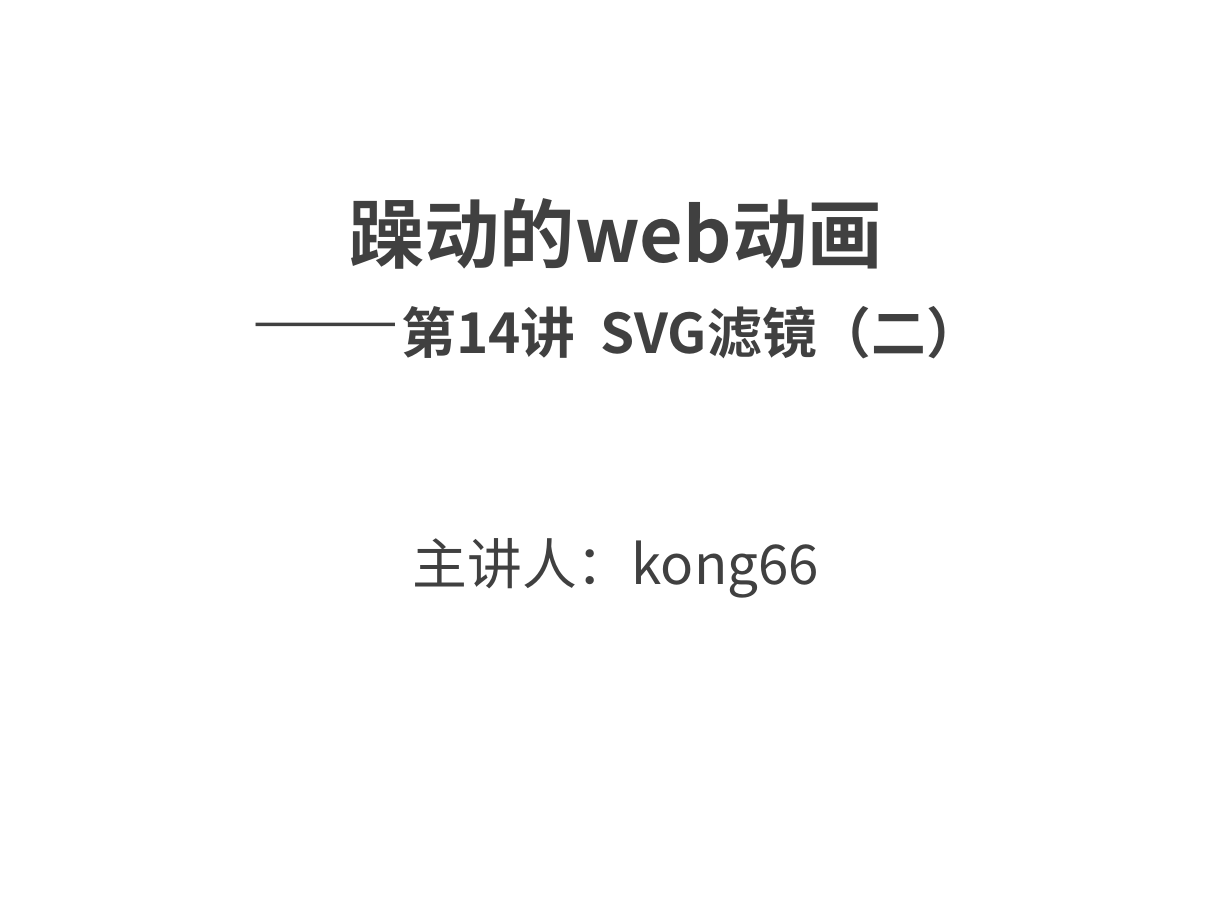
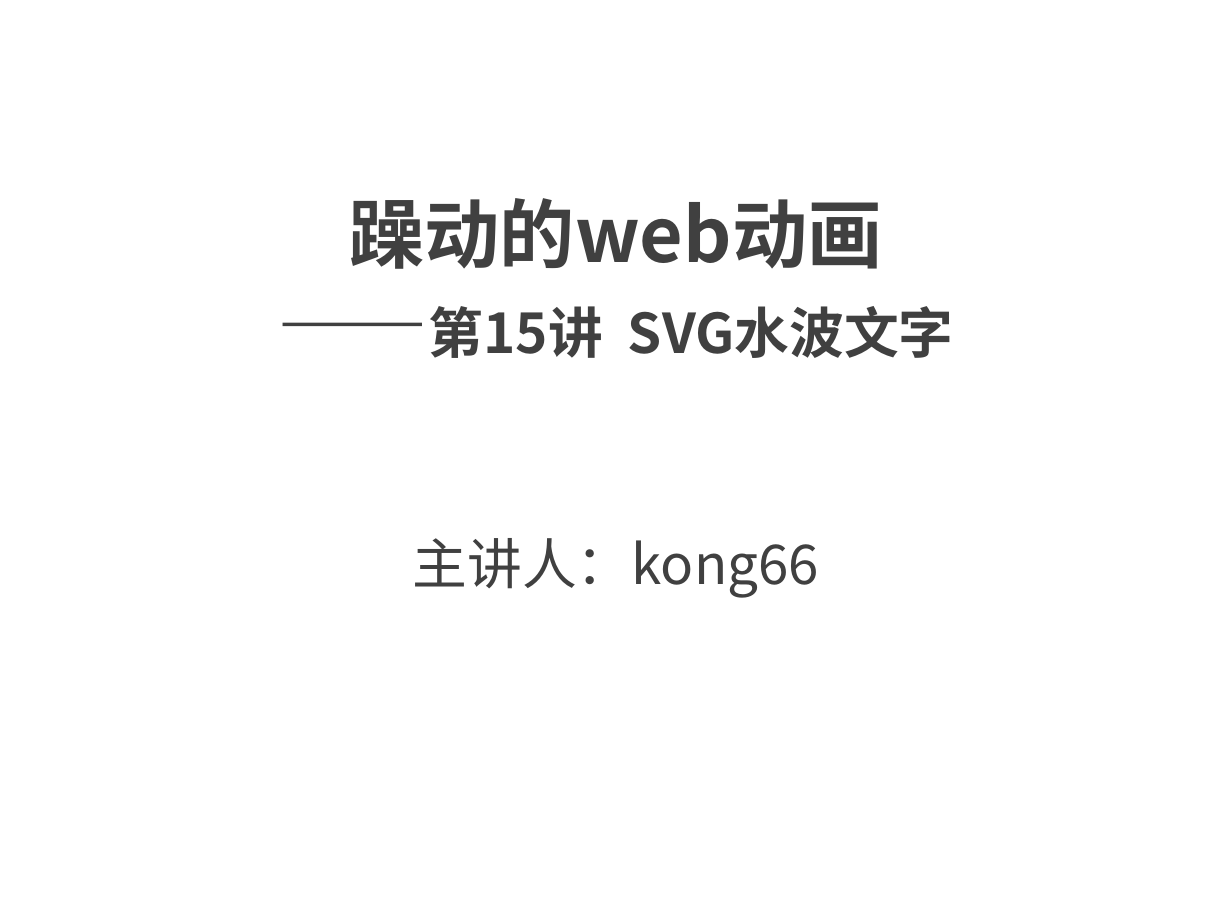
Before and after one commit to kong66/webAni, a slide deck: slide 1 of 15-svg-filter-text-wave/15.pptx. Drawn at 1232x924 pixels with LibreOffice and Linux fonts; fonts in the diff are those of the drawing. Boxes give left, top, right and bottom in pixels: in the first picture for what was removed or moved away, otherwise in the second. Text is boxed around its words. In the diff, an @@ line names an element or a change of style, - is before the commit and + after.

```diff
--- a/15-svg-filter-text-wave/15.pptx
+++ b/15-svg-filter-text-wave/15.pptx
@@ title at [349,198,954,358]: text changed @@
-躁动的web动画
-——第14讲 SVG滤镜（二）
+躁动的web动画
+——第15讲 SVG水波文字
```
Also in this commit, not shown: 1 other slide changed, 9 slides added, 22 slides removed, 4 other files.
